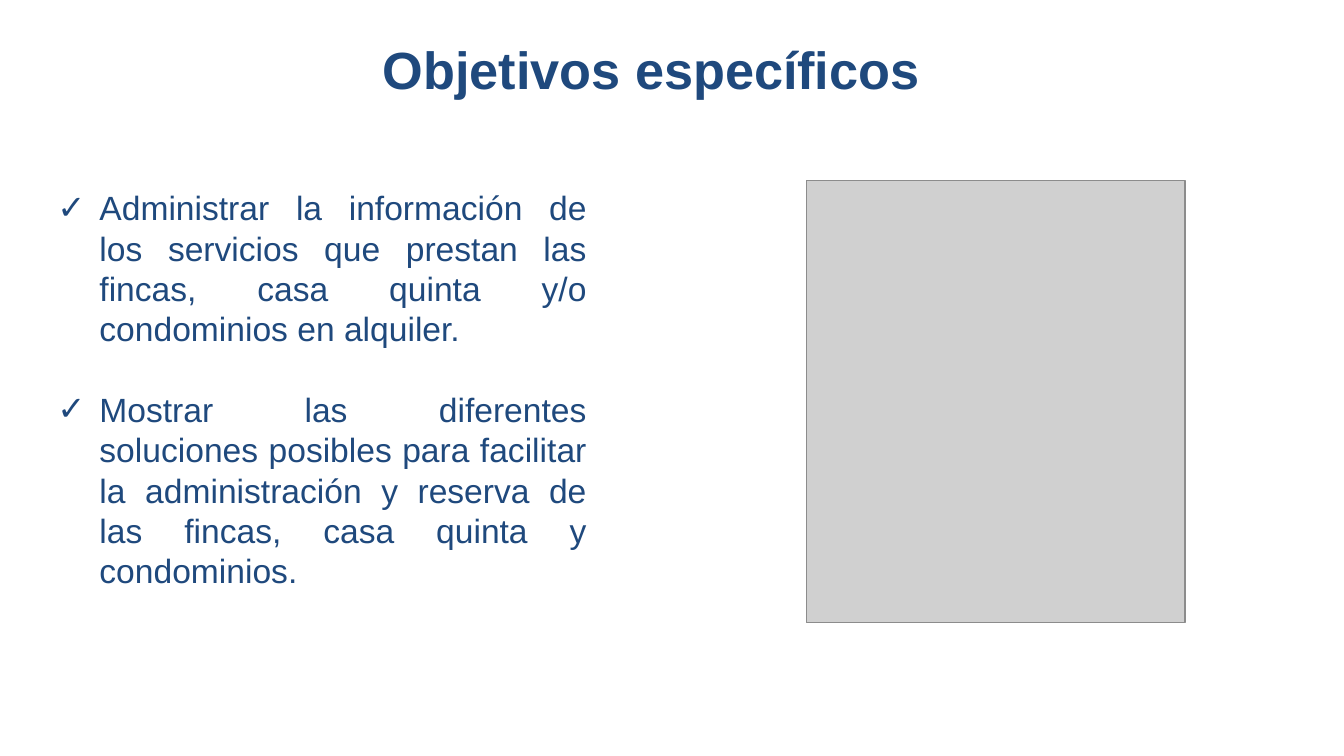
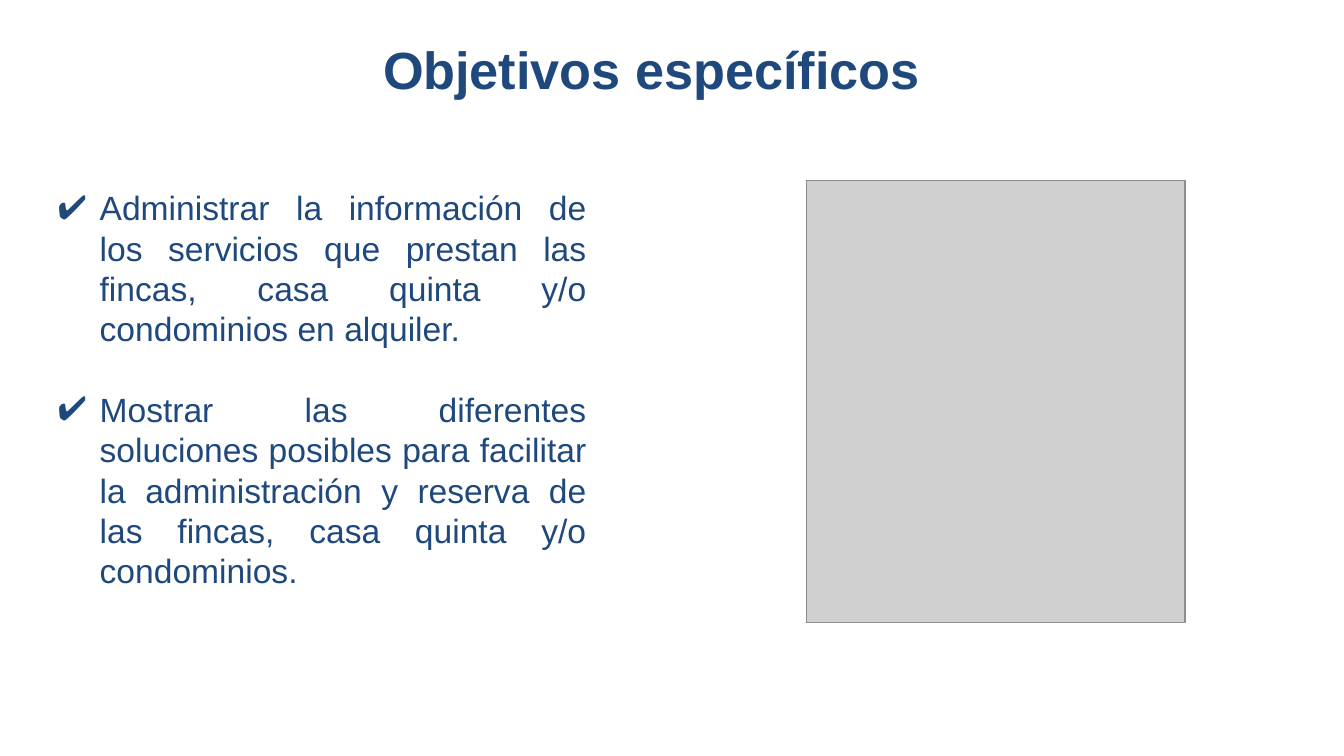
Before and after one commit to LauraV8/ProyectoSena1Tri, a slide deck: slide 7 of Presentación Proyecto.pptx (slide 6 before the commit). Drawn at 1344x756 pixels with LibreOffice and Linux fonts; fonts in the diff are those of the drawing; grey boxes stand for pictures; background and template pictures are left out. Boxes give left, top, right and bottom in pixels: in the first picture for what was removed or moved away, otherwise in the second. Text is boxed around its words. In the diff, an @@ line names an element or a change of style, - is before the commit and + after.

```diff
--- a/Presentación Proyecto.pptx
+++ b/Presentación Proyecto.pptx
@@ text at (100,397,586,584): text changed @@
-✓ Mostrar las diferentes soluciones posibles para facilitar la administración y reserva de las fincas, casa quinta y condominios.
+✔ Mostrar las diferentes soluciones posibles para facilitar la administración y reserva de las fincas, casa quinta y/o condominios.
```
Also in this commit, not shown: 8 other slides changed, 3 slides added, 1 slide removed, 2 other files.
